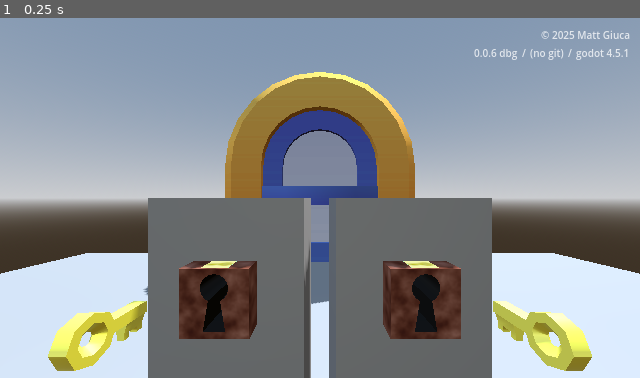
Above: before the commit, frame 1.
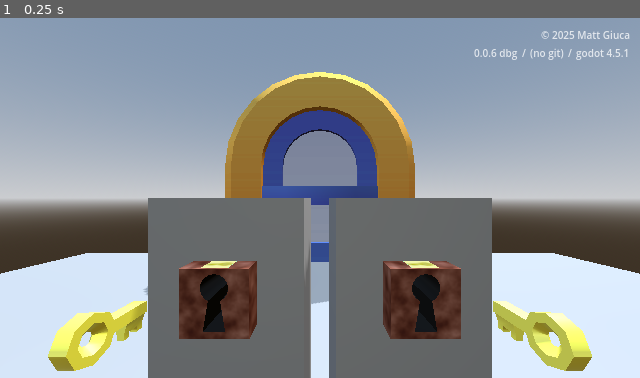
Above: after the commit, the same moment.

Repository: mgiuca/two-hands
Game: Godot game, scene res://scenes/main.tscn
The game is run twice, just before and just after one commit, with the same random seed, the same clock (stepped at 60 frames per second) and the same inputs. Sound files missing from this copy of the repository are replaced by a short silence.
Inputs:
- Up to frame 1 (0.25 s): no input

The runs differ from the first frame. In frame 1, 0.9% of the frame differs, in the area x 20-78%, y 38-100%.

Commit message:
Reduce sun shadow opacity to 0.75.

Diff:
--- a/scenes/level.tscn
+++ b/scenes/level.tscn
@@ -37,6 +37,7 @@
 light_energy = 0.4
 shadow_enabled = true
 shadow_bias = 0.6
+shadow_opacity = 0.75
 directional_shadow_mode = 1
 directional_shadow_split_1 = 0.3
 directional_shadow_max_distance = 15.0
